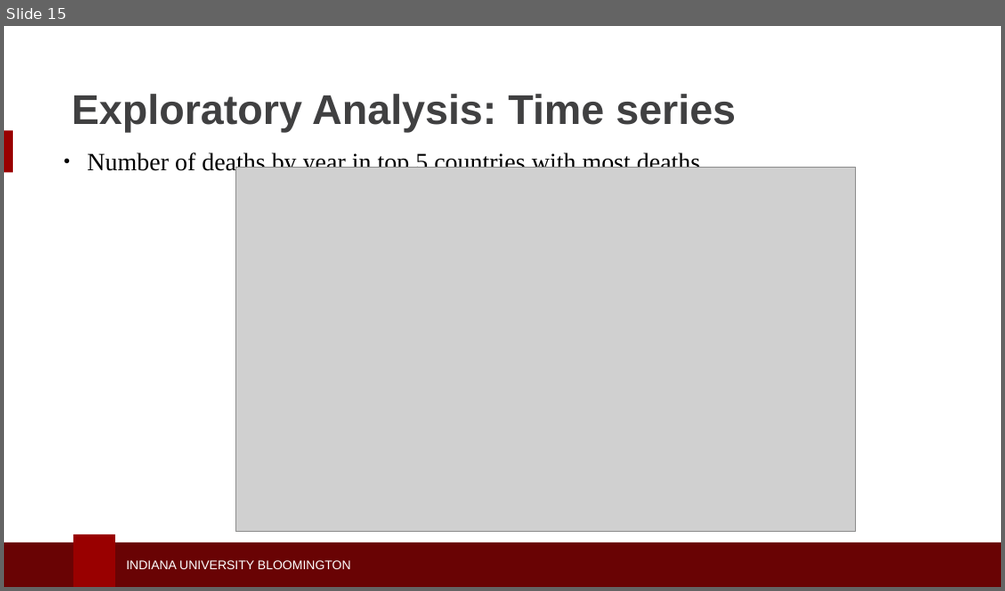
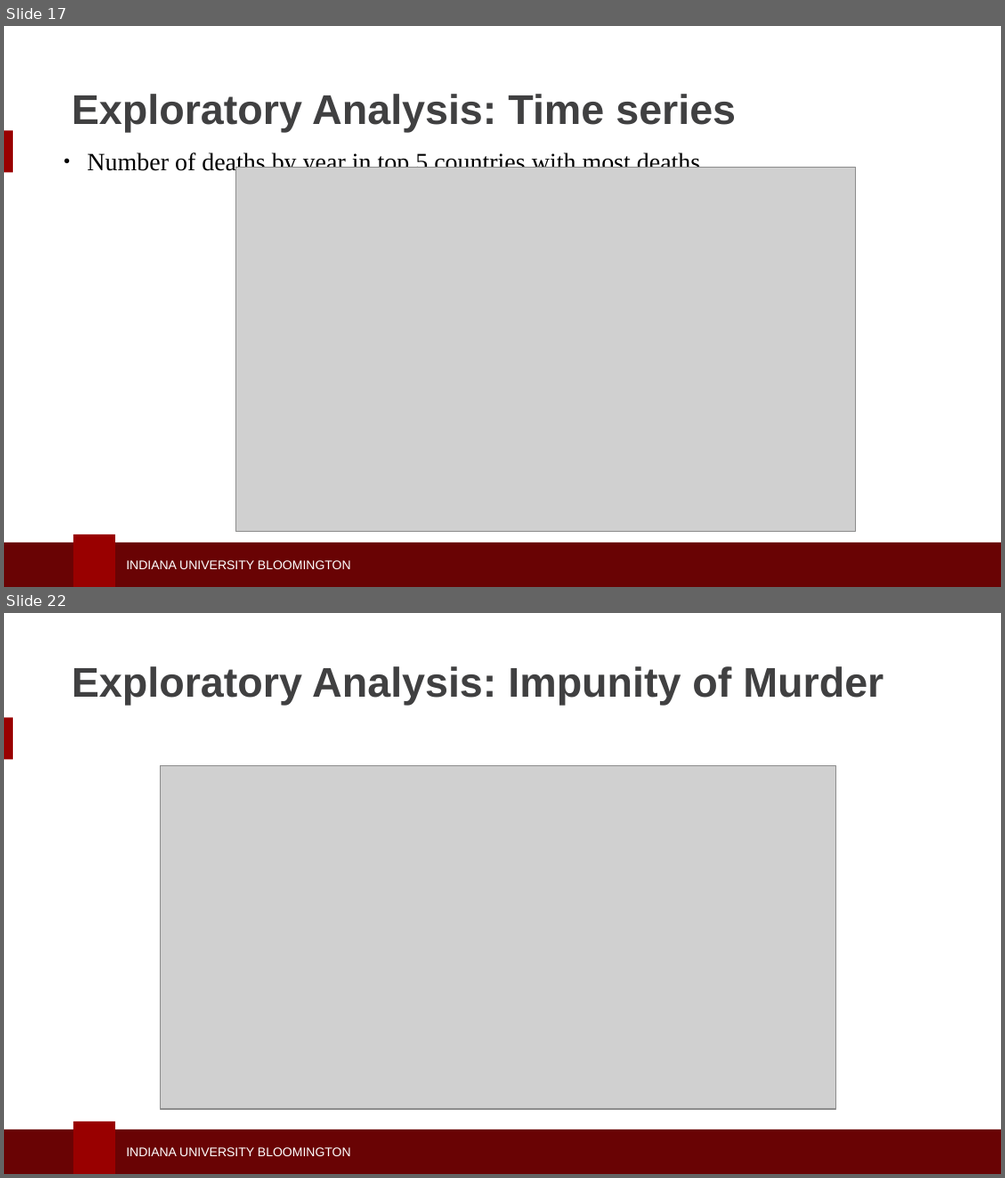
Before and after one commit to seashiva94/data_viz_project, a slide deck: dviz_ppt.pptx. Shown one above the other, each under a label of ours: slide 15 before the commit, slides 17 and 22 after it; the slides between them are not shown. The pictures are 1005x591 and 1005x1178 pixels, drawn with LibreOffice and Linux fonts; fonts in the diff are those of the drawing; grey boxes stand for pictures; background and template pictures are left out. Boxes give left, top, right and bottom in pixels: in the first picture for what was removed or moved away, otherwise in the second. Text is boxed around its words. In the diff, an @@ line names an element or a change of style, - is before the commit and + after.

```diff
--- a/dviz_ppt.pptx
+++ b/dviz_ppt.pptx
@@ slide 22 added at <box>4,613,1001,1174</box>, background #FFFFFF; not listed: 4 template elements that a slide beside it also shows @@
@@ text added at <box>72,666,883,705</box>, 30 pt, text #404041, bold @@
+Exploratory Analysis: Impunity of Murder
@@ picture added at <box>161,765,836,1109</box> @@
@@ what was slide 15 is now slide 17 @@
```
Also in this commit, not shown: 12 slides changed, 6 other slides added, 6 slides removed.
